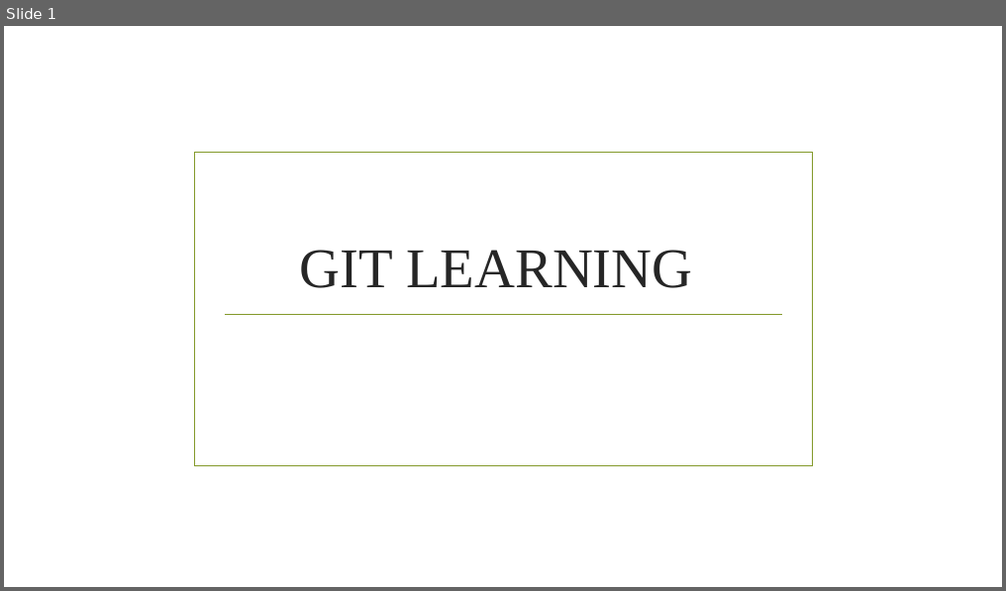
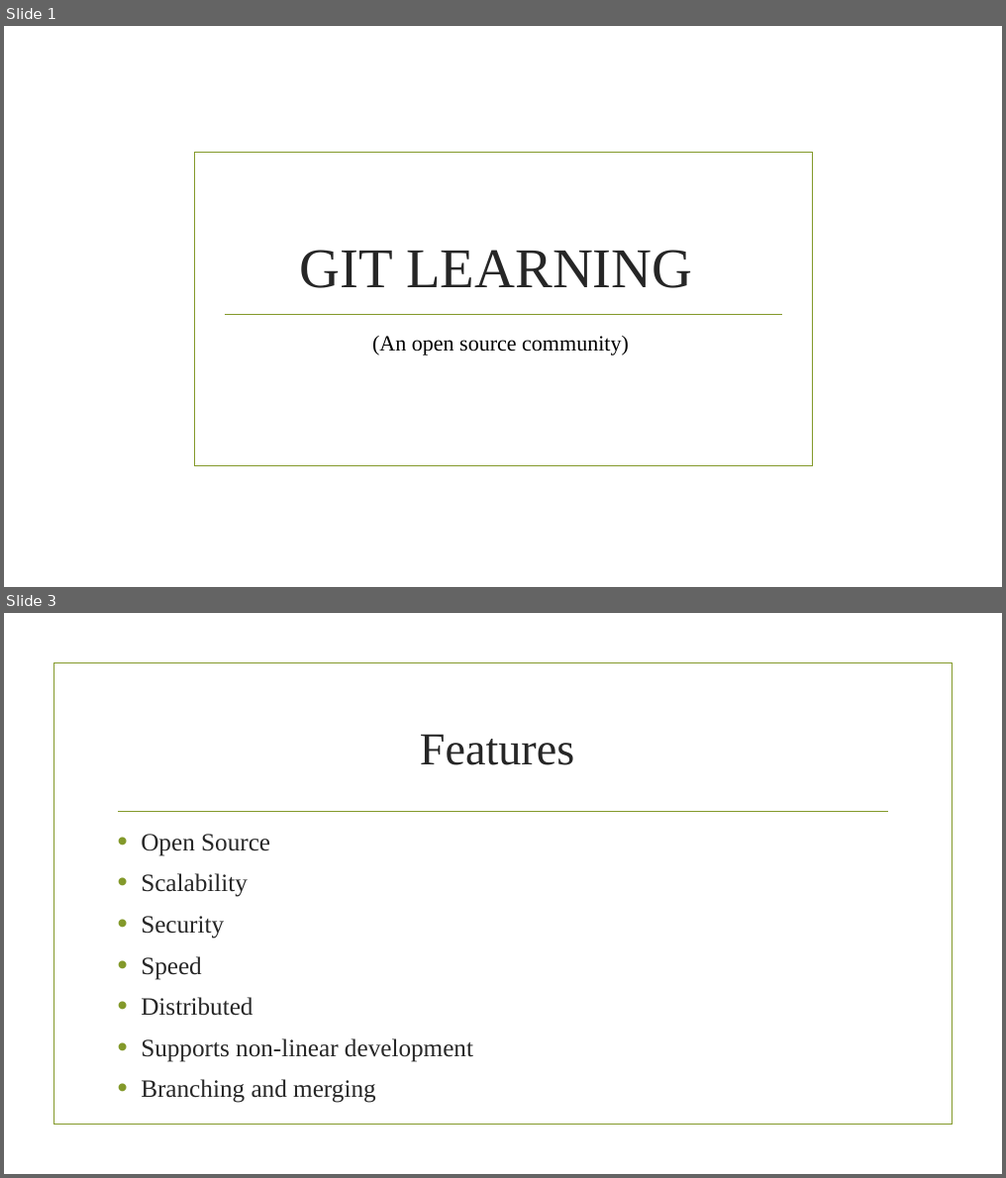
Before and after one commit to amishagupta-11/LearnGit, a slide deck: git.pptx. Shown one above the other, each under a label of ours: slide 1 before the commit, slides 1 and 3 after it; the slides between them are not shown. The pictures are 1006x591 and 1006x1178 pixels, drawn with LibreOffice and Linux fonts; fonts in the diff are those of the drawing; background and template pictures are left out. Boxes give left, top, right and bottom in pixels: in the first picture for what was removed or moved away, otherwise in the second. Text is boxed around its words. In the diff, an @@ line names an element or a change of style, - is before the commit and + after.

```diff
--- a/git.pptx
+++ b/git.pptx
@@ slide 3 added at (4, 613, 1002, 1174), background picture (left out) @@
@@ rectangle added at (54, 663, 951, 1125), outline #83992A 1.25 pt @@
@@ title added at (420, 734, 574, 765), 44 pt, text #262626 @@
+Features
@@ line added from (119, 811) to (888, 811), #83992A 1.25 pt @@
@@ text added at (141, 834, 473, 1103), 24 pt, text #262626 @@
+• Open Source
+• Scalability
+• Security
+• Speed
+• Distributed
+• Supports non-linear development
+• Branching and merging
@@ slide 1 changed as well @@
@@ subtitle added at (372, 336, 629, 356), 21 pt, text #000000 @@
+(An open source community)
```
Also in this commit, not shown: 6 other slides changed, 33 other slides added.
